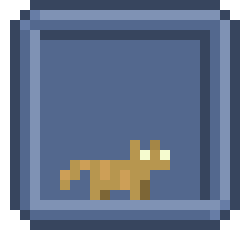
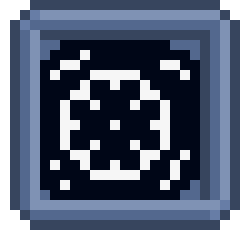
Revision of a layered w=240, h=240 image; what changed, layer by layer:
added layer "Pasted Layer #35" above "Pasted Layer #34" over [40, 40, 200, 200]
hid "Pasted Layer #34" over [60, 140, 170, 200]
